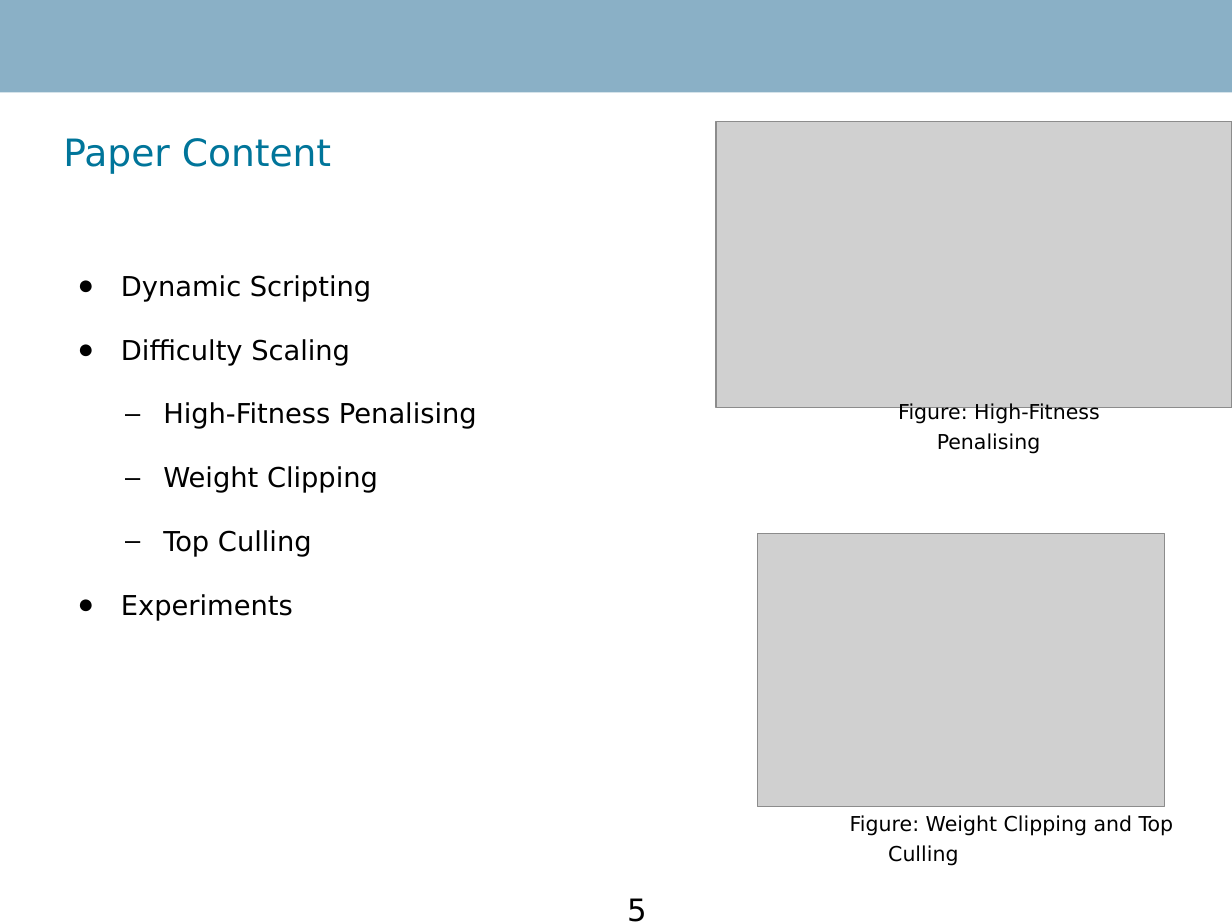
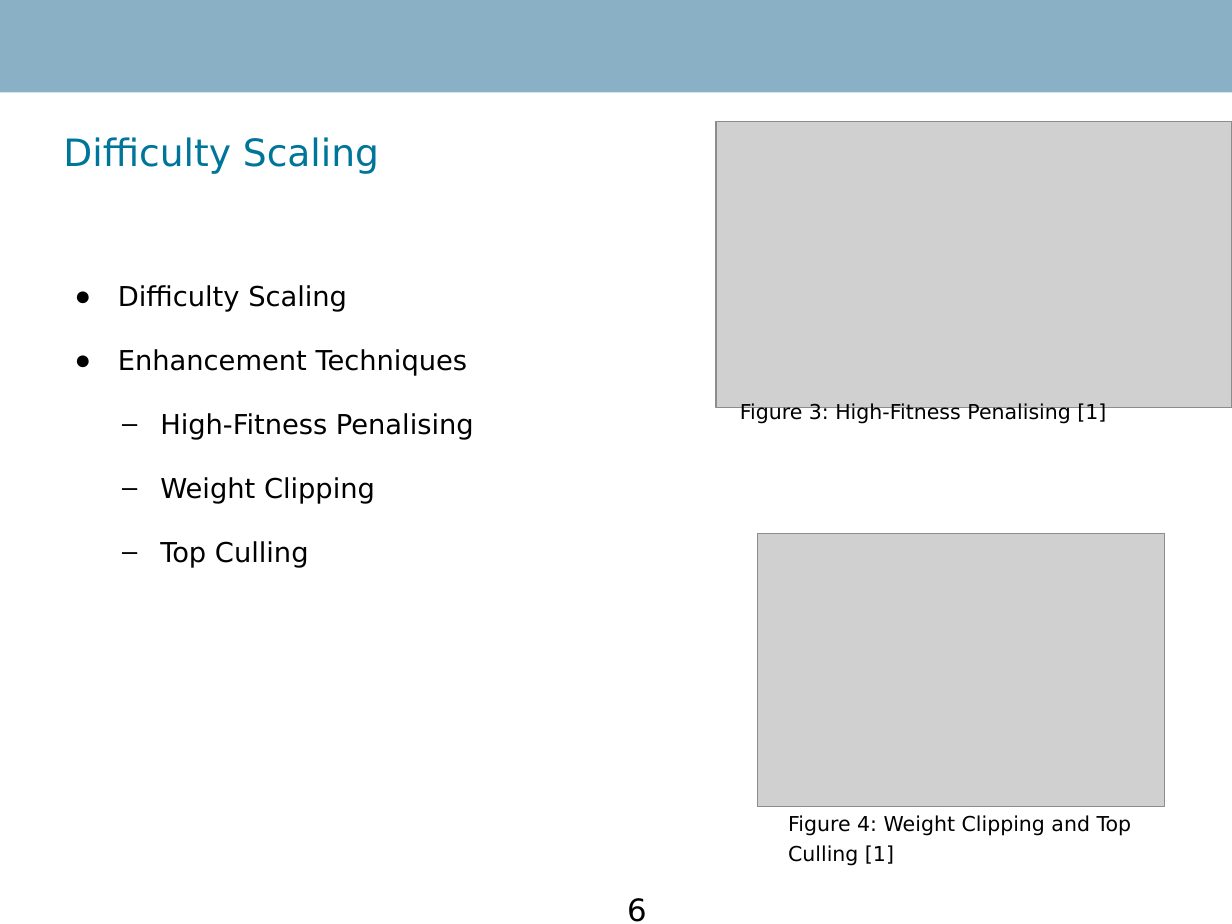
Before and after one commit to RobinTo/AdaptiveGame, a slide deck: slide 6 of IKT426 Research Seminar Report/presentation.ppt (slide 5 before the commit). Drawn at 1232x924 pixels with LibreOffice and Linux fonts; fonts in the diff are those of the drawing; grey boxes stand for pictures; background and template pictures are left out. Boxes give left, top, right and bottom in pixels: in the first picture for what was removed or moved away, otherwise in the second. Text is boxed around its words. In the diff, an @@ line names an element or a change of style, - is before the commit and + after.

```diff
--- a/IKT426 Research Seminar Report/presentation.ppt
+++ b/IKT426 Research Seminar Report/presentation.ppt
@@ text at [63, 137, 379, 174]: text changed @@
-Paper Content
+Difficulty Scaling
@@ text "Difficulty Scaling": place and size @@
-text "Difficulty Scaling" at [121, 275, 477, 621]
+text "Difficulty Scaling" at [118, 285, 474, 568]
@@ text at [121, 275, 371, 302]: paragraph removed @@
-● Dynamic Scripting
@@ text at [118, 349, 468, 376]: paragraph added @@
+● Enhancement Techniques
@@ text at [740, 402, 1106, 424]: text changed @@
-  Figure: High-Fitness Penalising
+Figure 3: High-Fitness Penalising [1]
@@ text at [121, 594, 293, 621]: paragraph removed @@
-● Experiments
@@ text at [788, 815, 1132, 866]: text changed @@
-  Figure: Weight Clipping and Top Culling
+Figure 4: Weight Clipping and Top Culling [1]
@@ page number at [627, 898, 647, 922]: text changed @@
-5
+6
```
Also in this commit, not shown: 3 other slides changed, 5 slides added, 2 slides removed, 1 other file.
